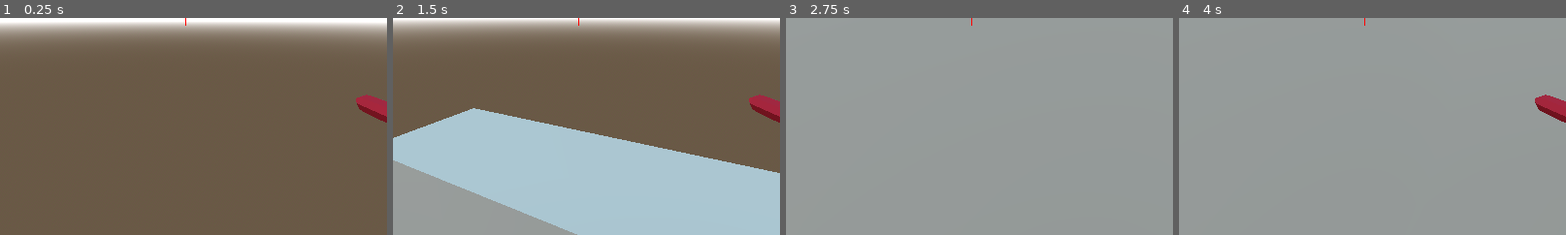
Above: before the commit, frames 1-4 (left to right).
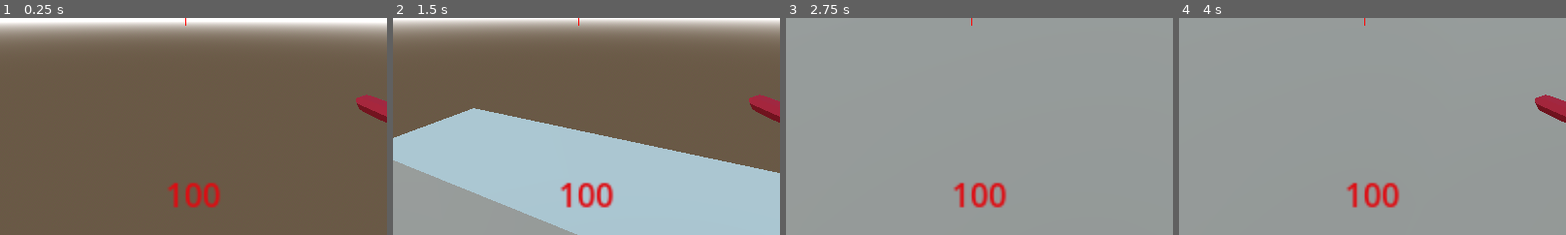
Above: after the commit, the same moments.

Repository: jamesrayment/jamesrayment2024-digital-internal
Game: Godot game, scene res://node_3d.tscn
Two runs of this game, one before a commit and one after it. Both use one fixed random seed, a clock stepped at 60 frames per second and the inputs below.
Inputs (mouse positions are % of the whole screen's width and height, from its top left):
- Up to frame 1 (0.25 s): no input
- Up to frame 2 (1.5 s): tap Enter (ui_accept) at 0.5, 0.77, 1.25 s; move the mouse to (72, 45) at 0.52 s; hold Right (ui_right) 0.53-1.28 s; hold C (Crouch) 0.53-1.28 s; move the mouse to (45, 50) at 1.27 s; hold Up (ui_up) from 1.28 s (still down); tap Shift (Shift) at 1.35 s
- Up to frame 3 (2.75 s): keep holding Up (ui_up); tap Enter (ui_accept) at 1.52 s; move the mouse to (52, 48) at 2.02 s; press the mouse at (52, 48) at 2.03 s
- Up to frame 4 (4 s): keep holding Up (ui_up); tap Enter (ui_accept) at 2.75, 3.02, 3.77 s; move the mouse to (49, 52) at 2.77 s; release the mouse at (49, 52) at 2.78 s; tap C (Crouch) at 2.85 s; move the mouse to (57, 51) at 3.52 s; tap Shift (Shift) at 3.6 s
The pictures show only the part of the screen within x 26-76%, y 50-100%; the shares and areas given below are measured in that part.

The runs differ from the first frame. In frame 1, 0.8% of the frame differs, in the area x 43-57%, y 75-88%; in frame 2, 0.9%, in the area x 43-58%, y 75-88%; in frame 3, 0.9%; in frame 4, 0.9%.

Commit message:
Added basic health counter.
A label that updates the player's health.

Diff:
--- a/Gdottesting/Player.gd
+++ b/Gdottesting/Player.gd
@@ -105,4 +105,5 @@
 
 func _on_enemy_enemy_hit():
 	health -= 50
+	get_node("/root/Node3D/Player/CollisionShape3D/Neck/currenthealth").text = str(health)
 	print(health)
--- a/Gdottesting/node_3d.tscn
+++ b/Gdottesting/node_3d.tscn
@@ -310,6 +310,19 @@
 horizontal_alignment = 1
 vertical_alignment = 1
 
+[node name="currenthealth" type="Label" parent="Player/CollisionShape3D/Neck"]
+material = SubResource("ShaderMaterial_qypho")
+offset_left = 910.0
+offset_top = 921.0
+offset_right = 938.0
+offset_bottom = 944.0
+scale = Vector2(5, 5)
+theme_override_colors/font_color = Color(0.87451, 0.0431373, 0.0666667, 1)
+text = "100
+"
+horizontal_alignment = 1
+vertical_alignment = 1
+
 [node name="AnimationPlayer" type="AnimationPlayer" parent="Player"]
 libraries = {
 "": SubResource("AnimationLibrary_2ug4j")
